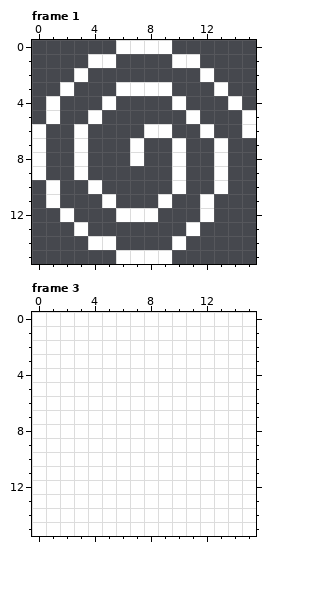
Two versions of one pixel-art file, 设计与资源/UI/ui_16x16.aseprite. Above: the version before the commit.
16x16 pixels, 11 frames. Colours within 5 levels of each other are drawn and written as one. Shown: frame 1, frame 3. The commit also changed other frames, which this record leaves out.
The result:
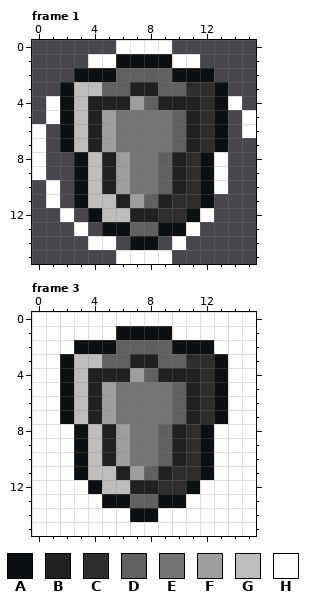
Palette (. is transparent): A #0c1012  B #212121  C #2e2e2e  D #616161  E #757575  F #9e9e9e  G #bdbdbd  H #ffffff
The exact change:
{"change": "layer \"att\" now shown"}
{"where": "frame 1, layer \"att\""}
{"frame":1,"y":1,"x":6,"old":"....","new":"AAAA"}
{"frame":1,"y":2,"x":3,"old":"H........H","new":"AAADDDDAAA"}
{"frame":1,"y":3,"x":2,"old":"H...HHHH...H","new":"AGGDDBBDDCCA"}
{"frame":1,"y":4,"x":2,"old":"...H....H...","new":"AGBBBFDBBBCA"}
{"frame":1,"y":5,"x":2,"old":"..H......H..","new":"AGBFEEEEDBCA"}
{"frame":1,"y":6,"x":2,"old":".H....HH..H.","new":"AGBFEEEEDBCA"}
{"frame":1,"y":7,"x":2,"old":".H...H..H..H","new":"AGBFEEEEDBCA"}
{"frame":1,"y":8,"x":3,"old":"H...H..H..","new":"AGBFEEDBCA"}
{"frame":1,"y":9,"x":3,"old":"H......H..","new":"AGBFEEDBCA"}
{"frame":1,"y":10,"x":3,"old":".H.....H..","new":"AGBFEEDBCA"}
{"frame":1,"y":11,"x":3,"old":"..H...H..H","new":"AGGBFDBCCA"}
{"frame":1,"y":12,"x":4,"old":"..HHH...","new":"AGGBBCCA"}
{"frame":1,"y":13,"x":5,"old":"......","new":"AADDAA"}
{"frame":1,"y":14,"x":7,"old":"..","new":"AA"}
{"where": "frame 3, layer \"att\""}
{"frame":3,"y":1,"x":6,"old":"HHHH","new":"AAAA"}
{"frame":3,"y":2,"x":3,"old":"HHHHHHHHHH","new":"AAADDDDAAA"}
{"frame":3,"y":3,"x":2,"old":"HHHHHHHHHHHH","new":"AGGDDBBDDCCA"}
{"frame":3,"y":4,"x":2,"old":"HHHHHHHHHHHH","new":"AGBBBFDBBBCA"}
{"frame":3,"y":5,"x":2,"old":"HHHHHHHHHHHH","new":"AGBFEEEEDBCA"}
{"frame":3,"y":6,"x":2,"old":"HHHHHHHHHHHH","new":"AGBFEEEEDBCA"}
{"frame":3,"y":7,"x":2,"old":"HHHHHHHHHHHH","new":"AGBFEEEEDBCA"}
{"frame":3,"y":8,"x":3,"old":"HHHHHHHHHH","new":"AGBFEEDBCA"}
{"frame":3,"y":9,"x":3,"old":"HHHHHHHHHH","new":"AGBFEEDBCA"}
{"frame":3,"y":10,"x":3,"old":"HHHHHHHHHH","new":"AGBFEEDBCA"}
{"frame":3,"y":11,"x":3,"old":"HHHHHHHHHH","new":"AGGBFDBCCA"}
{"frame":3,"y":12,"x":4,"old":"HHHHHHHH","new":"AGGBBCCA"}
{"frame":3,"y":13,"x":5,"old":"HHHHHH","new":"AADDAA"}
{"frame":3,"y":14,"x":7,"old":"HH","new":"AA"}
